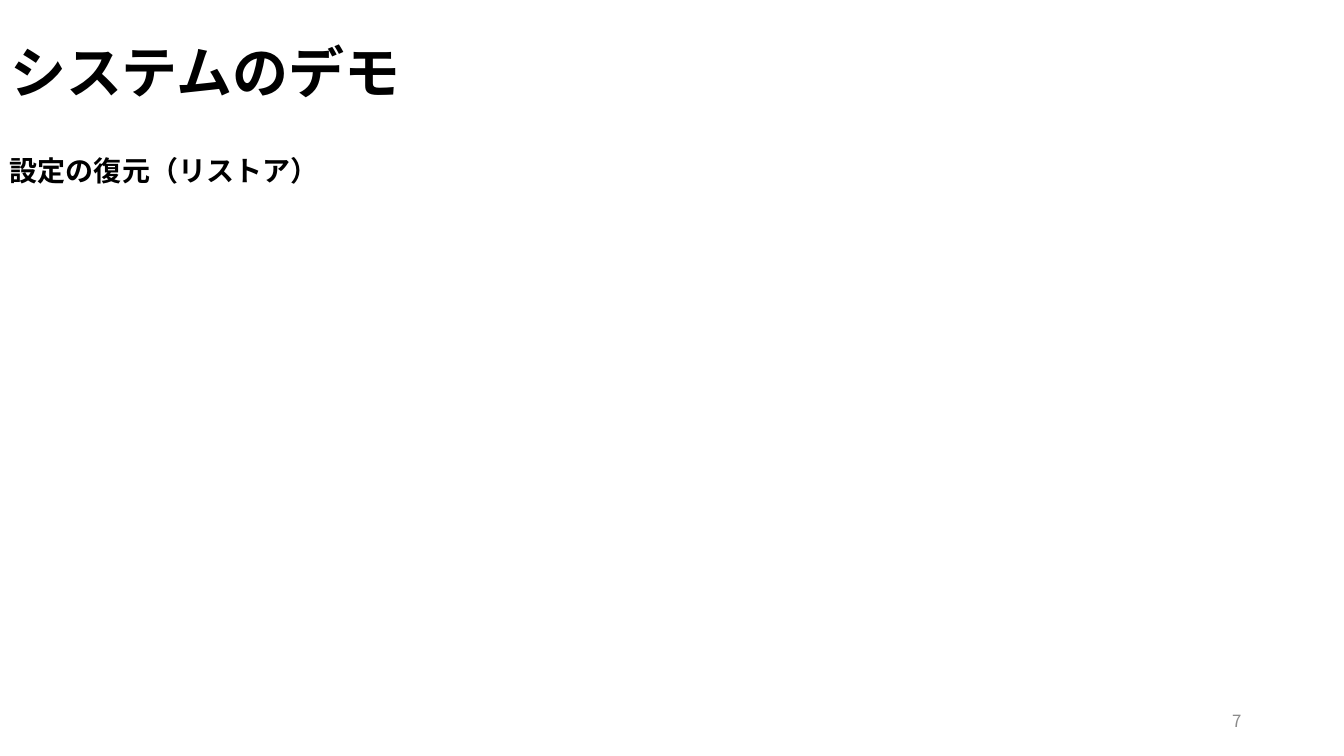
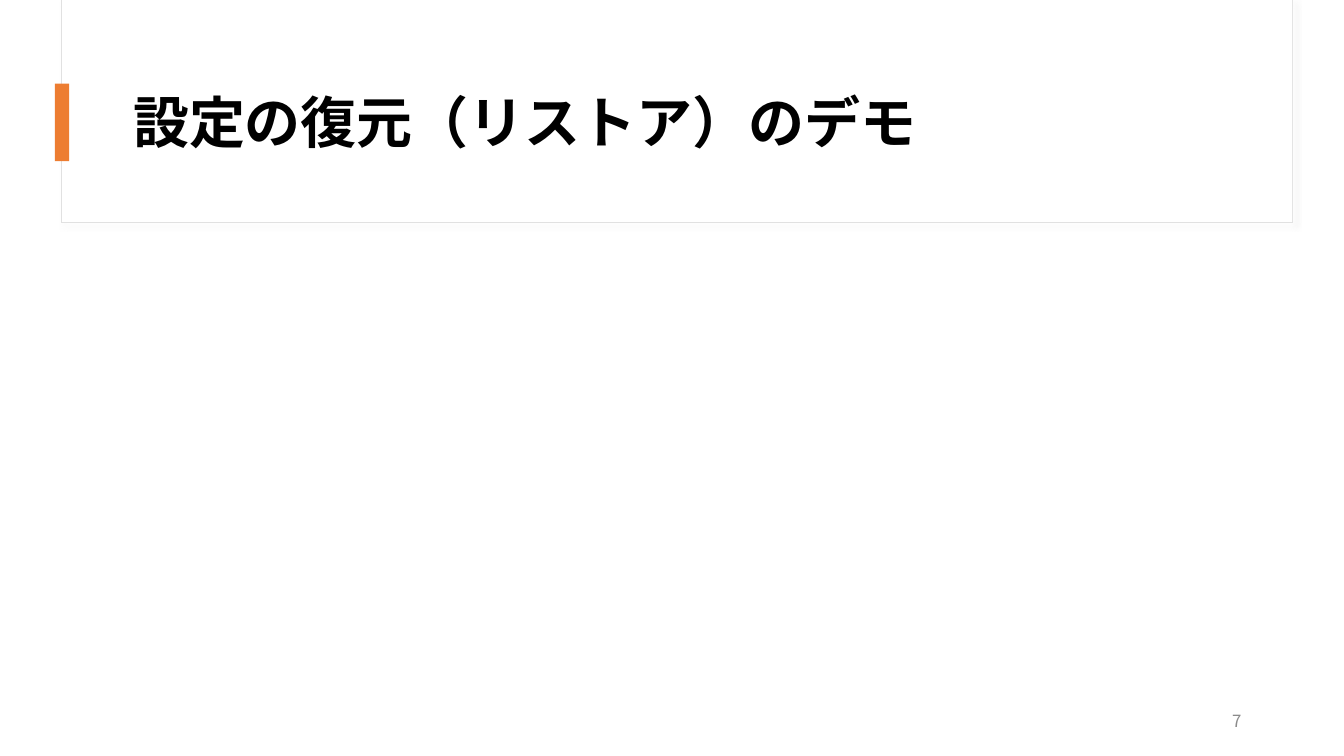
Before and after one commit to OOL2020-goodluckfanfield/Document, a slide deck: slide 7 of ool2020_middle_report_volume３_10_25 .pptx. Drawn at 1344x756 pixels with LibreOffice and Linux fonts; fonts in the diff are those of the drawing. Boxes give left, top, right and bottom in pixels: in the first picture for what was removed or moved away, otherwise in the second. Text is boxed around its words. In the diff, an @@ line names an element or a change of style, - is before the commit and + after.

```diff
--- a/ool2020_middle_report_volume３_10_25 .pptx
+++ b/ool2020_middle_report_volume３_10_25 .pptx
@@ rectangle added at <box>62,0,1293,223</box>, fill #FFFFFF, outline #E1E1E1 0.75 pt @@
@@ rectangle added at <box>63,0,1293,222</box>, fill #FFFFFF @@
@@ rectangle added at <box>55,84,70,161</box>, fill #ED7D31 @@
@@ title at <box>133,94,916,149</box>: text changed @@
-システムのデモ
+設定の復元（リストア）のデモ
@@ text removed at <box>10,157,318,184</box> @@
-設定の復元（リストア）
```
Also in this commit, not shown: 4 other slides changed, 2 slides added, 1 slide removed, 1 other file.
